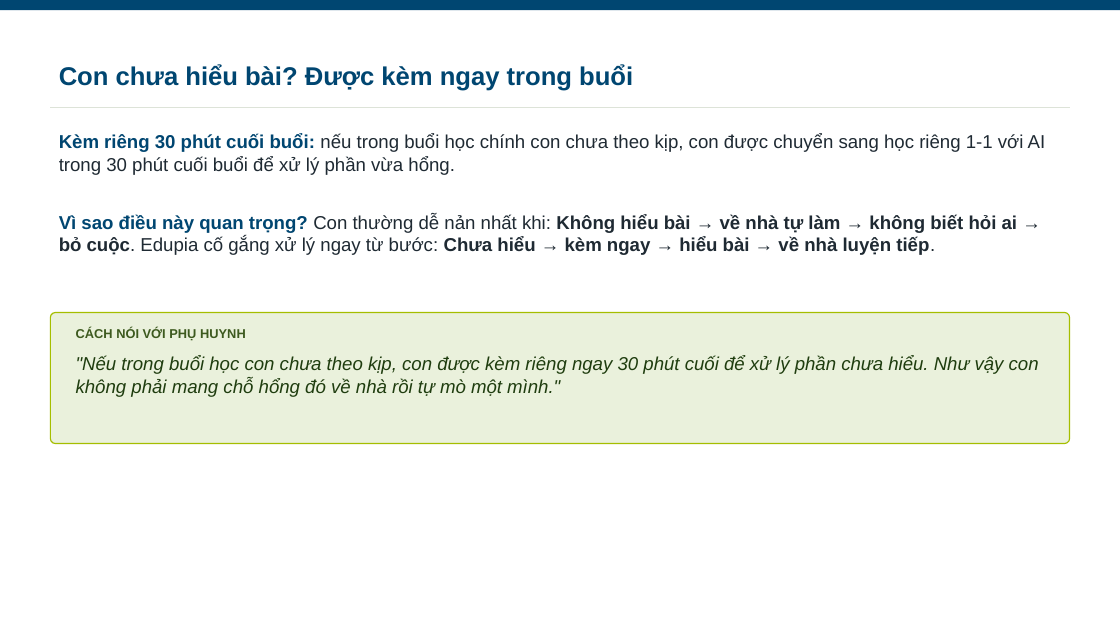
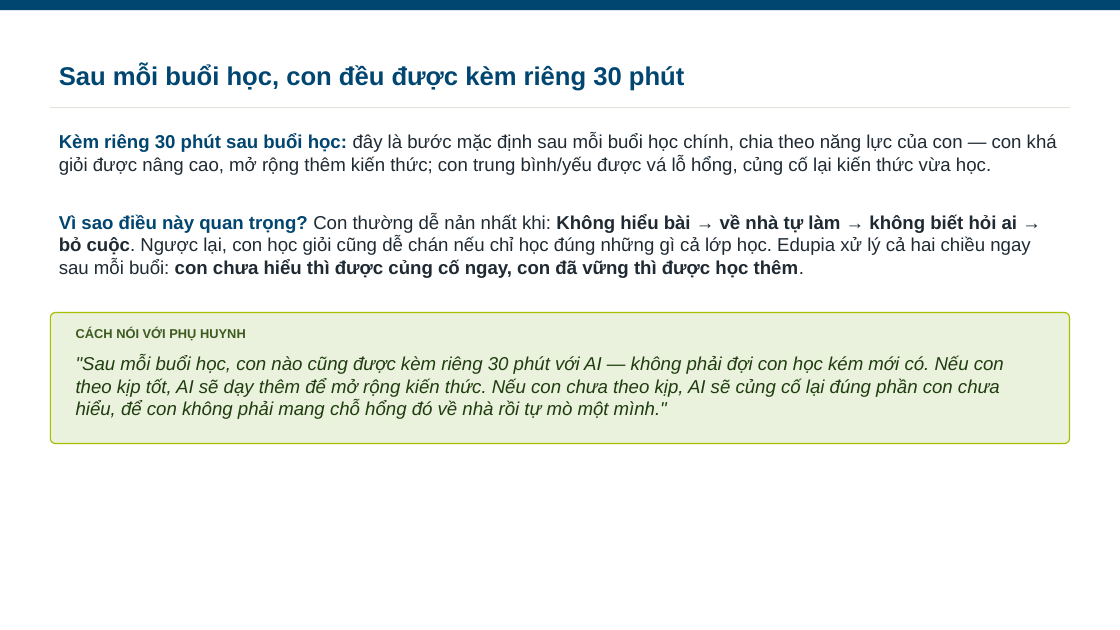
Before and after one commit to landangedupia/edupia-product, a slide deck: slide 22 of 03_product/concepts/AI-Class-Plus-concept-1.2-slide-deck-ban-hang-2026-09-04-final.pptx. Drawn at 1120x630 pixels with LibreOffice and Linux fonts; fonts in the diff are those of the drawing. Boxes give left, top, right and bottom in pixels: in the first picture for what was removed or moved away, otherwise in the second. Text is boxed around its words. In the diff, an @@ line names an element or a change of style, - is before the commit and + after.

```diff
--- a/03_product/concepts/AI-Class-Plus-concept-1.2-slide-deck-ban-hang-2026-09-04-final.pptx
+++ b/03_product/concepts/AI-Class-Plus-concept-1.2-slide-deck-ban-hang-2026-09-04-final.pptx
@@ text at box(59, 65, 684, 91): text changed @@
-Con chưa hiểu bài? Được kèm ngay trong buổi
+Sau mỗi buổi học, con đều được kèm riêng 30 phút
@@ text at box(59, 134, 1057, 175): text changed @@
-Kèm riêng 30 phút cuối buổi: nếu trong buổi học chính con chưa theo kịp, con được chuyển sang học riêng 1-1 với AI trong 30 phút cuối buổi để xử lý phần vừa hổng.
+Kèm riêng 30 phút sau buổi học: đây là bước mặc định sau mỗi buổi học chính, chia theo năng lực của con — con khá giỏi được nâng cao, mở rộng thêm kiến thức; con trung bình/yếu được vá lỗ hổng, củng cố lại kiến thức vừa học.
@@ text at box(59, 215, 1030, 278): text changed @@
-Vì sao điều này quan trọng? Con thường dễ nản nhất khi: Không hiểu bài → về nhà tự làm → không biết hỏi ai → bỏ cuộc. Edupia cố gắng xử lý ngay từ bước: Chưa hiểu → kèm ngay → hiểu bài → về nhà luyện tiếp.
+Vì sao điều này quan trọng? Con thường dễ nản nhất khi: Không hiểu bài → về nhà tự làm → không biết hỏi ai → bỏ cuộc. Ngược lại, con học giỏi cũng dễ chán nếu chỉ học đúng những gì cả lớp học. Edupia xử lý cả hai chiều ngay sau mỗi buổi: con chưa hiểu thì được củng cố ngay, con đã vững thì được học thêm.
@@ text at box(76, 356, 1004, 419): text changed @@
-"Nếu trong buổi học con chưa theo kịp, con được kèm riêng ngay 30 phút cuối để xử lý phần chưa hiểu. Như vậy con không phải mang chỗ hổng đó về nhà rồi tự mò một mình."
+"Sau mỗi buổi học, con nào cũng được kèm riêng 30 phút với AI — không phải đợi con học kém mới có. Nếu con theo kịp tốt, AI sẽ dạy thêm để mở rộng kiến thức. Nếu con chưa theo kịp, AI sẽ củng cố lại đúng phần con chưa hiểu, để con không phải mang chỗ hổng đó về nhà rồi tự mò một mình."
```
Also in this commit, not shown: 1 other slide changed, 6 other files.
